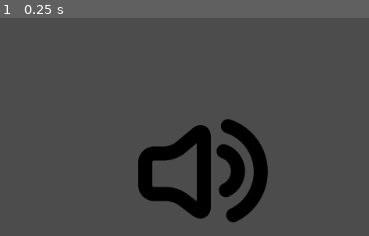
Above: before the commit, frame 1.
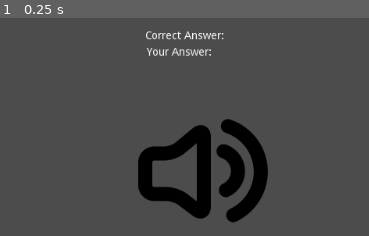
Above: after the commit, the same moment.

Repository: mdechdee/PerfectPitch
Game: Godot game, scene res://InstrumentPlayer.tscn
The game is run twice, just before and just after one commit, with the same random seed, the same clock (stepped at 60 frames per second) and the same inputs. Sound files missing from this copy of the repository are replaced by a short silence.
Inputs:
- Up to frame 1 (0.25 s): no input
The pictures show only the part of the screen within x 25-75%, y 0-50%; the shares and areas given below are measured in that part.

The runs differ from the first frame. In frame 1, 0.7% of the frame differs, in the area x 39-61%, y 5-18%.

Commit message:
Random quiz

Diff:
--- a/OldMusician/FirstScene.tscn
+++ /dev/null
@@ -1,103 +0,0 @@
-[gd_scene load_steps=7 format=2]
-
-[ext_resource path="res://FirstScene.gd" type="Script" id=1]
-[ext_resource path="res://Area2D.gd" type="Script" id=2]
-[ext_resource path="res://assets/speaker.png" type="Texture" id=3]
-[ext_resource path="res://Piano.wav" type="AudioStream" id=4]
-
-[sub_resource type="CanvasItemMaterial" id=1]
-
-[sub_resource type="RectangleShape2D" id=2]
-extents = Vector2( 11, 284 )
-
-[node name="Node2D" type="Node2D"]
-script = ExtResource( 1 )
-
-[node name="Area2D" type="Area2D" parent="."]
-editor/display_folded = true
-script = ExtResource( 2 )
-
-[node name="CollisionShape2D" type="CollisionShape2D" parent="Area2D"]
-modulate = Color( 0.658824, 0.0941176, 0.0941176, 1 )
-self_modulate = Color( 0.580392, 0.266667, 0.266667, 1 )
-material = SubResource( 1 )
-position = Vector2( 772, 301 )
-shape = SubResource( 2 )
-disabled = true
-
-[node name="Speaker" type="Sprite" parent="."]
-position = Vector2( 500, 240 )
-texture = ExtResource( 3 )
-
-[node name="Timer" type="Timer" parent="."]
-
-[node name="Label" type="Label" parent="."]
-margin_left = 24.0
-margin_top = 31.0
-margin_right = 81.0
-margin_bottom = 77.0
-text = "0"
-align = 1
-valign = 1
-
-[node name="Score" type="Label" parent="."]
-margin_left = 904.846
-margin_top = 34.0907
-margin_right = 961.846
-margin_bottom = 80.0907
-text = "0"
-align = 1
-valign = 1
-
-[node name="C" type="Sprite" parent="."]
-editor/display_folded = true
-
-[node name="ColorRect" type="ColorRect" parent="C"]
-margin_left = 0.5
-margin_top = 560.0
-margin_right = 176.5
-margin_bottom = 598.0
-color = Color( 0.698039, 0, 0.717647, 1 )
-
-[node name="D" type="Sprite" parent="."]
-editor/display_folded = true
-
-[node name="ColorRect" type="ColorRect" parent="D"]
-margin_left = 180.0
-margin_top = 560.0
-margin_right = 356.0
-margin_bottom = 598.0
-color = Color( 0.466667, 0.0196078, 0.470588, 1 )
-
-[node name="E" type="Sprite" parent="."]
-editor/display_folded = true
-
-[node name="ColorRect" type="ColorRect" parent="E"]
-margin_left = 360.0
-margin_top = 560.0
-margin_right = 536.0
-margin_bottom = 598.0
-color = Color( 0.858824, 0.407843, 0.180392, 1 )
-
-[node name="F" type="Sprite" parent="."]
-editor/display_folded = true
-
-[node name="ColorRect" type="ColorRect" parent="F"]
-margin_left = 540.0
-margin_top = 560.0
-margin_right = 716.0
-margin_bottom = 598.0
-color = Color( 0.219608, 1, 0, 1 )
-
-[node name="G" type="Sprite" parent="."]
-editor/display_folded = true
-
-[node name="ColorRect" type="ColorRect" parent="G"]
-margin_left = 720.0
-margin_top = 560.0
-margin_right = 896.0
-margin_bottom = 598.0
-color = Color( 0, 0.298039, 1, 1 )
-
-[node name="AudioStreamPlayer" type="AudioStreamPlayer" parent="."]
-stream = ExtResource( 4 )
--- a/OldMusician/InstrumentPlayer.tscn
+++ b/OldMusician/InstrumentPlayer.tscn
@@ -149,4 +149,18 @@
 margin_right = 896.0
 margin_bottom = 598.0
 color = Color( 0, 0.298039, 1, 1 )
+
+[node name="CorrectAnswer" type="Label" parent="."]
+margin_left = 424.0
+margin_top = 56.0
+margin_right = 568.0
+margin_bottom = 92.0
+text = "Correct Answer:"
+
+[node name="YourAnswer" type="Label" parent="."]
+margin_left = 425.682
+margin_top = 76.6783
+margin_right = 569.682
+margin_bottom = 112.678
+text = "Your Answer:"
 [connection signal="finished" from="BGStreamPlayer" to="BGStreamPlayer" method="_on_BGStreamPlayer_finished"]
--- a/OldMusician/Node.gd
+++ b/OldMusician/Node.gd
@@ -29,6 +29,8 @@
 var timer
 var notes = []
 var answer = []
+
+var quiz = ["C"]
 
 signal timer_end
 
@@ -142,12 +144,16 @@
 func _process(delta):
 	if (timer.get_time_left() < 1.0):
 		print(answer)
-		if "C" in answer and "E" in answer and "G" in answer:
+		#if "C" in answer and "E" in answer and "G" in answer:
+		if evaluation(answer):
 			$Score.text = str(int($Score.text) + 1)
 		$Label.text = str(0)
 		timer.stop()
 
 		#_wait(10)
+		$CorrectAnswer.text = str('Correct Answer: ', quiz)
+		$YourAnswer.text = str('Your Answer: ', answer)
+
 		answer = []
 		quiz()
 		timer = get_node("Timer")
@@ -170,9 +176,27 @@
 	#    note.position = 500
 
 func quiz():
+	quiz = []
+	var a = [P1, P2, P3, P4, P5, P6, P7, P8, P9, P10, P11, P12]
+	var b = ["C", "C#", "D", "D#", "E", "F", "F#", "G", "G#", "A", "A#", "B"]
+	for i in range(1):
+		var p = randi()%12
+		if !(b[p] in quiz):
+			quiz.append(b[p])
+			a[p].play()
+	print(quiz)
+
 	P1.play()
 	P5.play()
 	P8.play()
+
+func evaluation(answer):
+	if len(answer) != len(quiz):
+		return false
+	for q in quiz:
+		if !(q in answer):
+			 return false
+	return true
 
 func _wait(seconds):
 	self._create_timer(self, seconds, true, "_emit_timer_end_signal")
